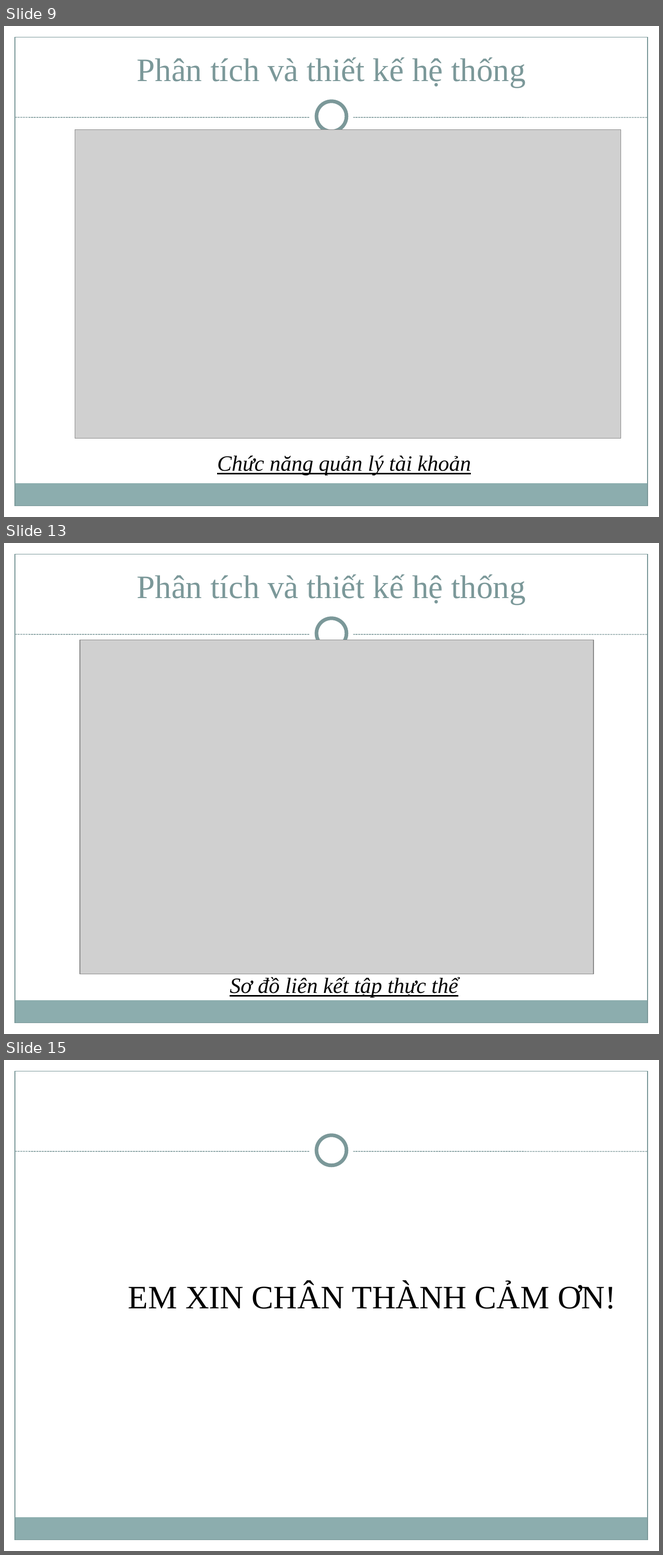
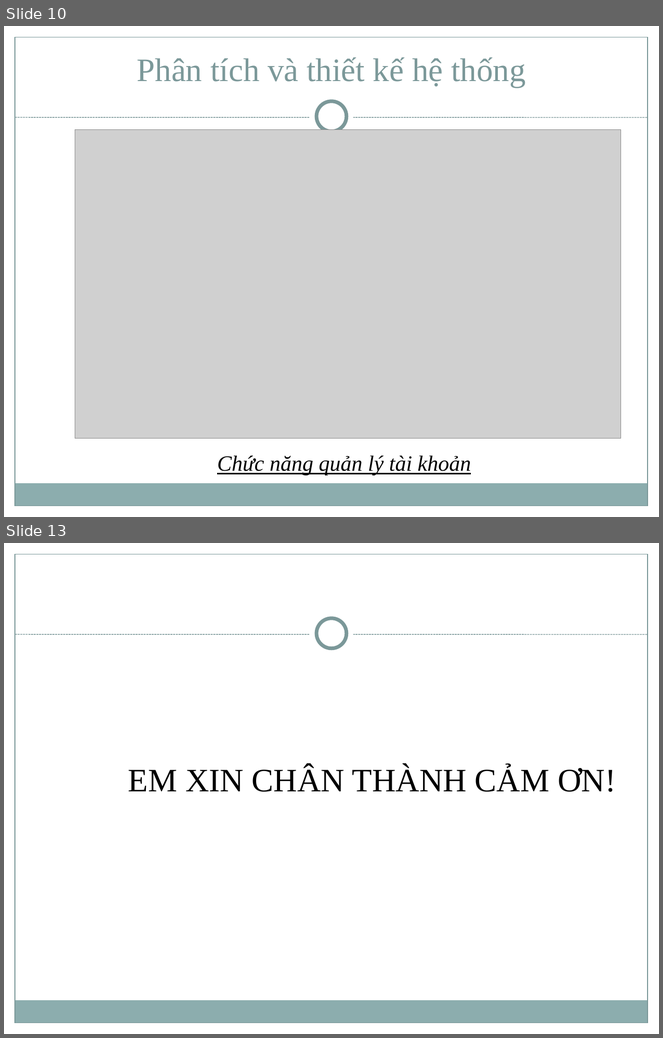
Before and after one commit to trungvdhp/netsharing, a slide deck: documents/Slide.ppt. Shown one above the other, each under a label of ours: slides 9, 13 and 15 before the commit, slides 10 and 13 after it; the slides between them are not shown. The pictures are 663x1555 and 663x1038 pixels, drawn with LibreOffice and Linux fonts; fonts in the diff are those of the drawing; grey boxes stand for pictures. Boxes give left, top, right and bottom in pixels: in the first picture for what was removed or moved away, otherwise in the second. Text is boxed around its words. In the diff, an @@ line names an element or a change of style, - is before the commit and + after.

```diff
--- a/documents/Slide.ppt
+++ b/documents/Slide.ppt
@@ slide 13 removed at (x1=4, y1=543, x2=659, y2=1034), background #FFFFFF; not listed: 8 template elements that a slide beside it also shows @@
@@ text removed at (x1=137, y1=574, x2=526, y2=605) @@
-Phân tích và thiết kế hệ thống
@@ picture removed at (x1=80, y1=640, x2=594, y2=974) @@
@@ text removed at (x1=230, y1=977, x2=458, y2=998) @@
-Sơ đồ liên kết tập thực thể
@@ what was slide 9 is now slide 10 @@
@@ what was slide 15 is now slide 13 @@
```
Also in this commit, not shown: 7 slides changed, 3 slides added, 4 other slides removed.
